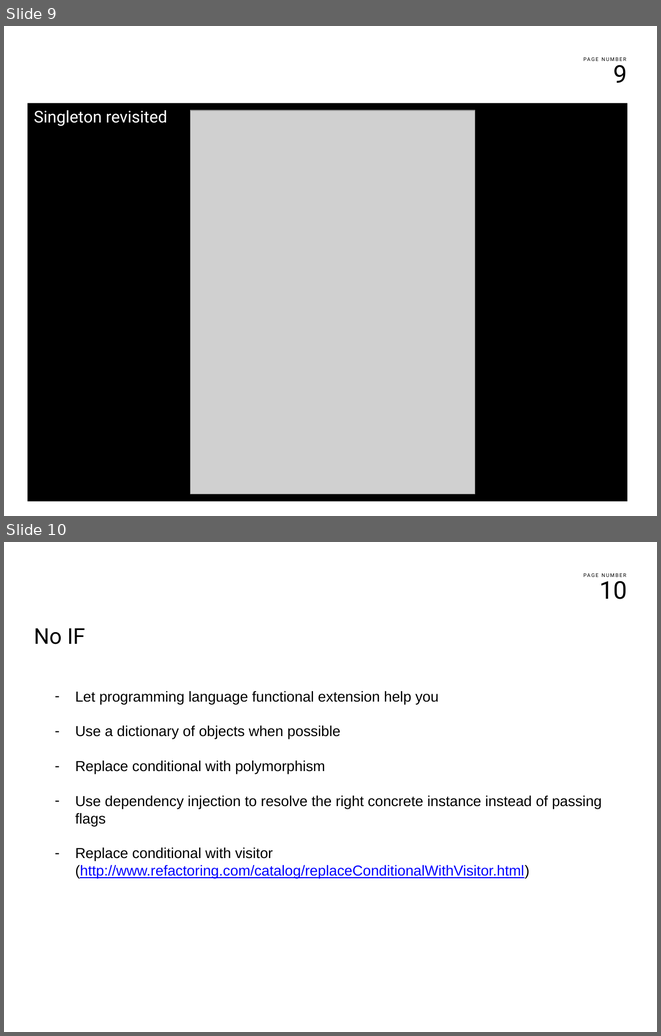
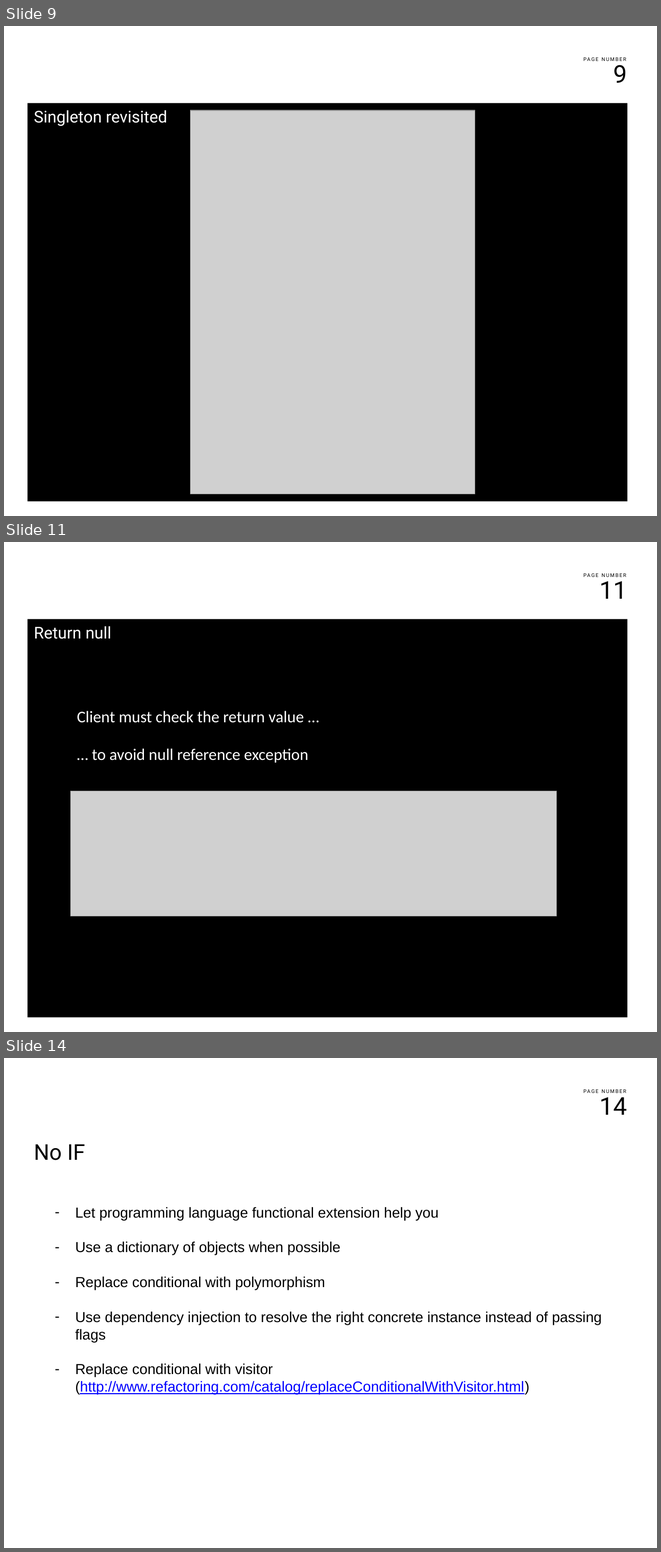
Before and after one commit to kentoo/NoIF, a slide deck: docs/noif.pptx. Shown one above the other, each under a label of ours: slides 9 and 10 before the commit, slides 9, 11 and 14 after it; the slides between them are not shown. The pictures are 661x1036 and 661x1552 pixels, drawn with LibreOffice and Linux fonts; fonts in the diff are those of the drawing; grey boxes stand for pictures; background and template pictures are left out. Boxes give left, top, right and bottom in pixels: in the first picture for what was removed or moved away, otherwise in the second. Text is boxed around its words. In the diff, an @@ line names an element or a change of style, - is before the commit and + after.

```diff
--- a/docs/noif.pptx
+++ b/docs/noif.pptx
@@ slide 11 added at (4, 542, 657, 1032), background #FFFFFF; not listed: 2 template elements that a slide beside it also shows @@
@@ text added at (27, 619, 628, 1017), fill #000000, 18 pt, text #FFFFFF @@
+Return null
@@ text added at (77, 711, 304, 723), 18 pt, text #FFFFFF @@
+Client must check the return value …
@@ text added at (92, 748, 308, 762), 18 pt, text #FFFFFF @@
+… to avoid null reference exception
@@ picture added at (71, 791, 556, 916) @@
@@ what was slide 10 is now slide 14 @@
@@ page number at (599, 1092, 627, 1115): text changed @@
-10
+14
```
Also in this commit, not shown: 2 slides changed, 3 other slides added, 2 other files.
